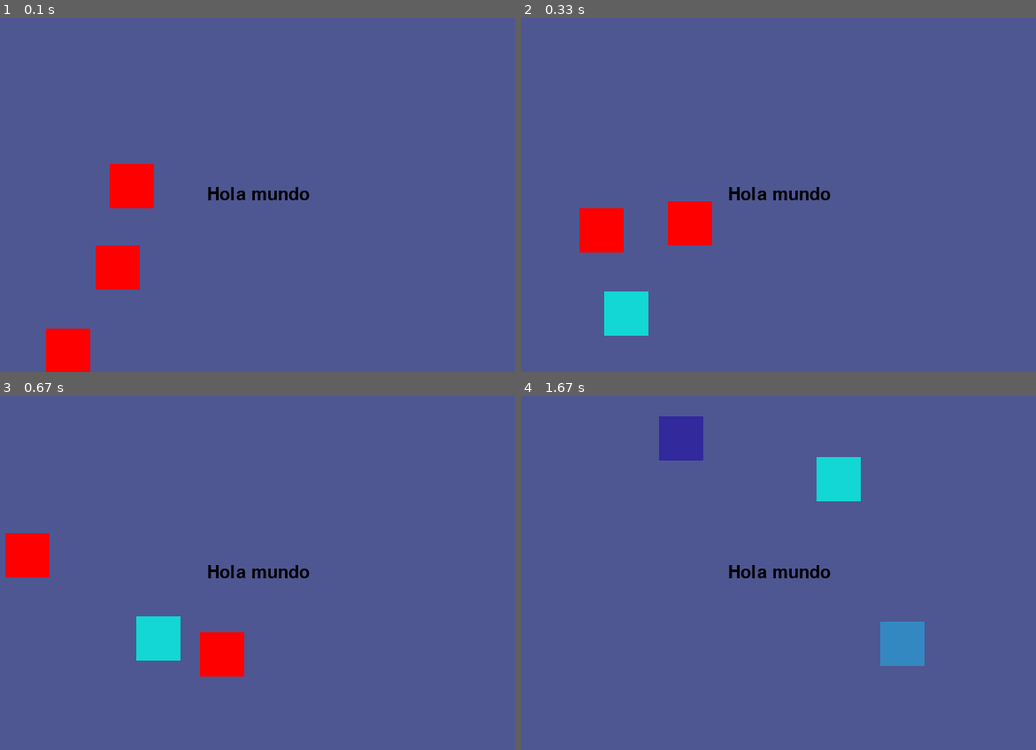
Above: before the commit, frames 1-4 (two rows, left to right).
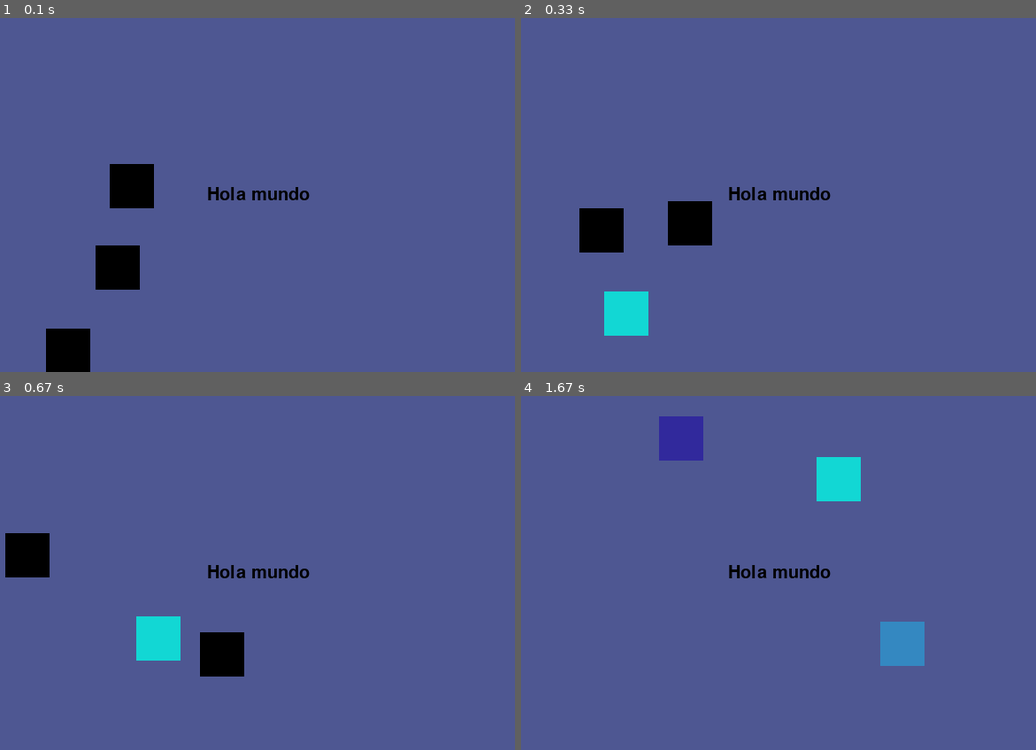
Above: after the commit, the same moments.

Repository: damianp91/clase_pygame
Game: pygame game, started from src/main.py
The game is run twice, just before and just after one commit, with the same random seed, the same clock (stepped at 60 frames per second) and the same inputs.
Inputs:
- Up to frame 1 (0.1 s): no input
- Up to frame 2 (0.33 s): no input
- Up to frame 3 (0.67 s): no input
- Up to frame 4 (1.67 s): no input

The runs differ from the first frame. In frame 1, 3.2% of the frame differs, in the area x 8-30%, y 41-100%; in frame 2, 2.1%; in frame 3, 2.1%; in frame 4, nothing differs.

Commit message:
se agrega la manera de seleccionar solo por parametros deseados al constructor de figura

Diff:
--- a/src/main.py
+++ b/src/main.py
@@ -33,7 +33,7 @@
 cant = 3
 
 for figire in range(0, cant):
-    figure = constru_figure(randrange(0, WIDTH - figure_w), randrange(0, HEIGHT - figure_h), 50, 50, red, list_mov[randrange(0, len(list_mov))])
+    figure = constru_figure(randrange(0, WIDTH - figure_w), randrange(0, HEIGHT - figure_h), direction= list_mov[randrange(0, len(list_mov))])
     scuares.append(figure)
 
 
